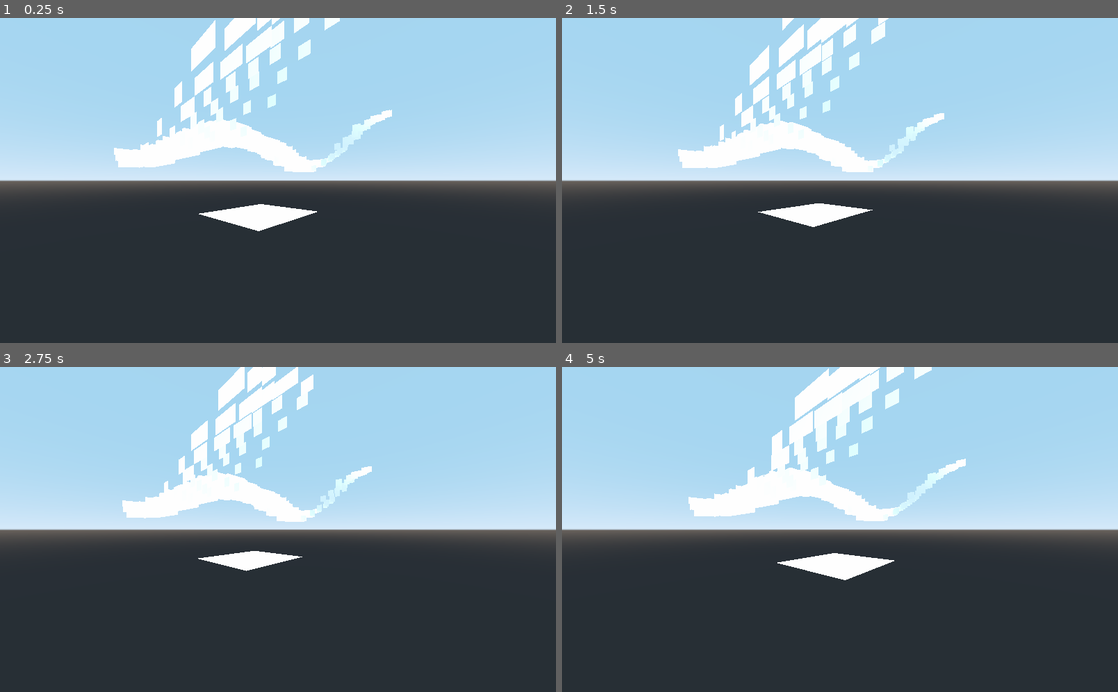
Above: before the commit, frames 1-4 (two rows, left to right).
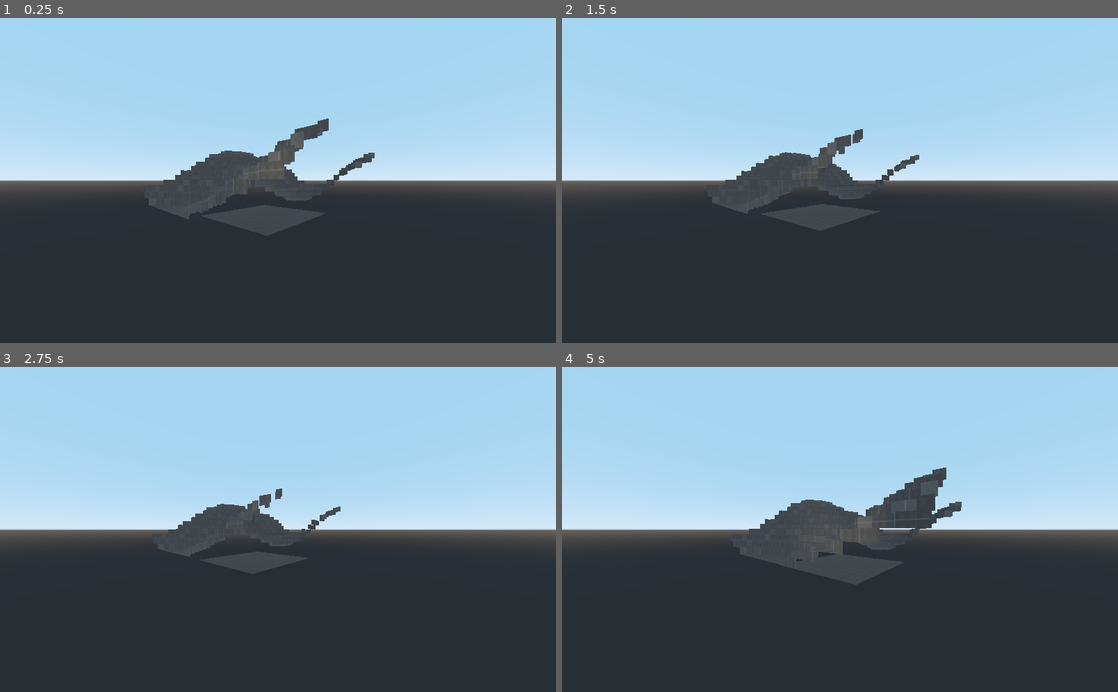
Above: after the commit, the same moments.

Repository: Aidan3S/DC-Web-Comp-Geo
Game: Godot game, scene res://Spatial.tscn
The game is run twice, just before and just after one commit, with the same random seed, the same clock (stepped at 60 frames per second) and the same inputs.
Inputs (mouse positions are in pixels of both pictures, inside the frame that each line leads up to):
- Up to frame 1 (0.25 s): no input
- Up to frame 2 (1.5 s): tap Enter at 0.5 s; move the mouse to (962, 164) at 0.52 s; hold D (move_right) 0.53-1.28 s; hold Ctrl (crouch) 0.53-1.28 s; click (962, 164) at 0.67 s; move the mouse to (728, 196) at 1.27 s; hold S (move_backward) from 1.28 s (still down); tap Shift (sprint) at 1.35 s
- Up to frame 3 (2.75 s): move the mouse to (333, 458) at 2.02 s; release S (move_backward) at 2.03 s; hold D (move_right) from 2.03 s (still down); hold Ctrl (crouch) from 2.03 s (still down)
- Up to frame 4 (5 s): move the mouse to (812, 594) at 2.77 s; release D (move_right) at 2.78 s; release Ctrl (crouch) at 2.78 s; hold W (move_forward) 2.78-3.53 s; tap Shift (sprint) at 2.85, 4.35 s; click (812, 594) at 2.92 s; move the mouse to (1006, 578) at 3.52 s; hold Ctrl (crouch) 3.53-4.28 s; hold A (move_left) from 3.53 s (still down); move the mouse to (673, 480) at 4.27 s

The runs differ from the first frame. In frame 1, 9.6% of the frame differs, in the area x 20-71%, y 0-67%; in frame 2, 8.6%; in frame 3, 7.8%; in frame 4, 11%, in the area x 22-73%, y 0-67%.

Commit message:
Added test texure

Diff:
--- a/Spatial.tscn
+++ b/Spatial.tscn
@@ -1,8 +1,9 @@
-[gd_scene load_steps=5 format=2]
+[gd_scene load_steps=6 format=2]
 
 [ext_resource path="res://test.gd" type="Script" id=1]
 [ext_resource path="res://src/World/Chunk.gd" type="Script" id=2]
 [ext_resource path="res://src/FreeCamera.tscn" type="PackedScene" id=3]
+[ext_resource path="res://src/Materials/M_Test.tres" type="Material" id=4]
 
 [sub_resource type="QuadMesh" id=1]
 
@@ -13,12 +14,14 @@
 transform = Transform( -0.770791, 0, -0.637088, 0, 1, 0, 0.637088, 0, -0.770791, -1.90142, 3.76817, -2.54415 )
 
 [node name="MeshInstance" type="MeshInstance" parent="."]
+transform = Transform( 0.4, 0, 0, 0, 0.4, 0, 0, 0, 0.4, 0, 0, 0 )
+material_override = ExtResource( 4 )
 script = ExtResource( 2 )
 
 [node name="Placeholder" type="MeshInstance" parent="."]
-transform = Transform( 9.92903, 0, 0, 0, -4.37114e-08, 1, 0, -9.92903, -4.34012e-07, 11.8414, 0, 10.809 )
+transform = Transform( 9.92903, 0, 0, 0, -4.37114e-08, 1, 0, -9.92903, -4.34012e-07, 10.6659, 0, 10.4743 )
 mesh = SubResource( 1 )
-material/0 = null
+material/0 = ExtResource( 4 )
 
 [node name="DirectionalLight" type="DirectionalLight" parent="."]
 transform = Transform( -0.798808, 0.224516, -0.55812, -0.329082, 0.613553, 0.717815, 0.503597, 0.757064, -0.416227, 0, 6.61332, 0 )
--- /dev/null
+++ b/src/Materials/M_Test.tres
@@ -0,0 +1,8 @@
+[gd_resource type="SpatialMaterial" load_steps=2 format=2]
+
+[ext_resource path="res://assets/texture_07.png" type="Texture" id=1]
+
+[resource]
+flags_world_triplanar = true
+albedo_texture = ExtResource( 1 )
+uv1_triplanar = true
Binary file added: assets/texture_07.png
Not shown, added: assets/texture_07.png.import
